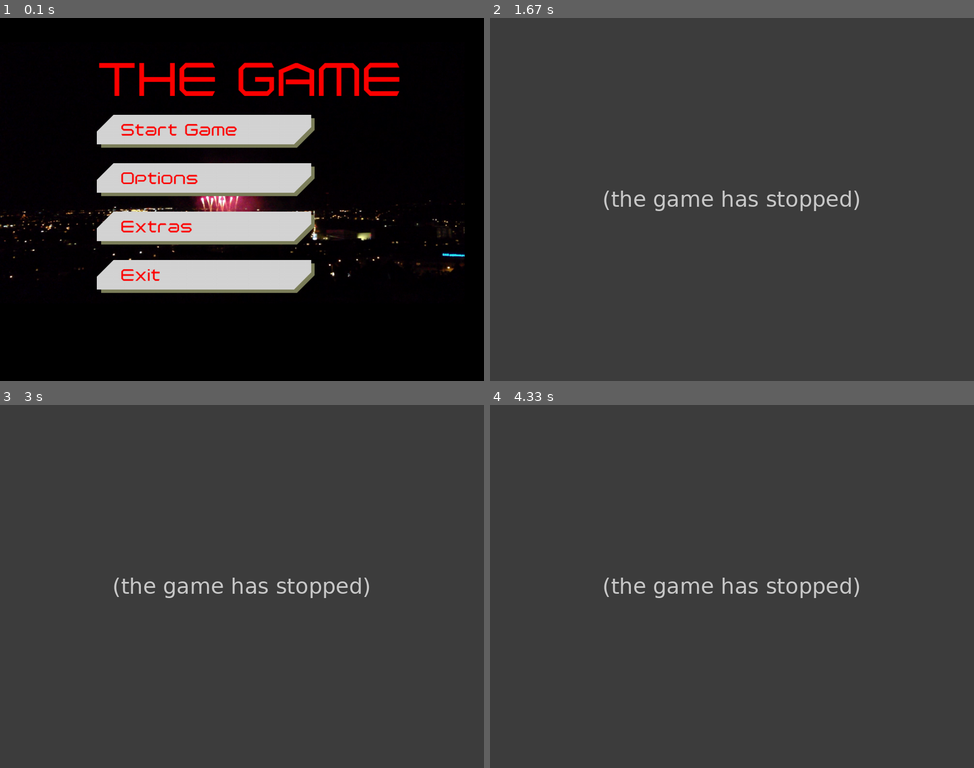
Above: before the commit, frames 1-4 (two rows, left to right).
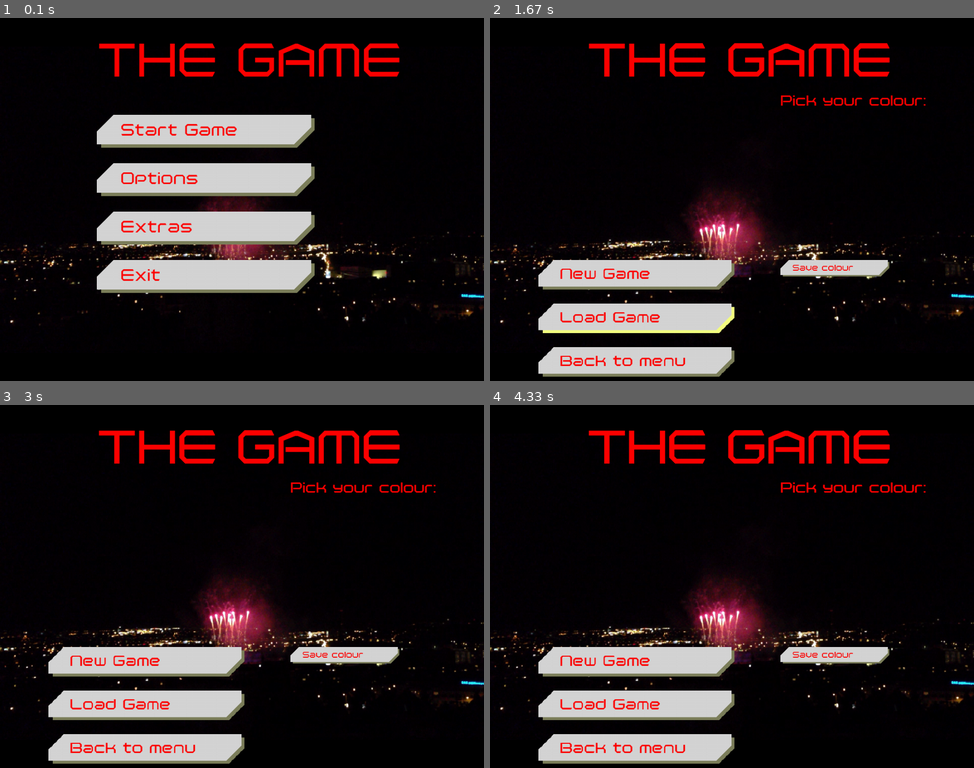
Above: after the commit, the same moments.

Repository: Ufonek1/EarlOfSandwich
Game: pygame game, started from src/game/playerShip.py
The game is run twice, just before and just after one commit, with the same random seed, the same clock (stepped at 60 frames per second) and the same inputs. The source is Python 2; it was converted automatically to run under Python 3.
Inputs (mouse positions are in pixels of both pictures, inside the frame that each line leads up to):
- Up to frame 1 (0.1 s): no input
- Up to frame 2 (1.67 s): press the mouse at (693, 130) at 0.37 s; move the mouse to (722, 217) at 0.47 s; release the mouse at (746, 308) at 0.6 s; press the mouse at (635, 362) at 0.7 s; move the mouse to (702, 319) at 0.8 s; release the mouse at (765, 275) at 0.93 s; press the mouse at (635, 362) at 1.03 s; move the mouse to (606, 301) at 1.13 s; release the mouse at (577, 243) at 1.27 s; press the mouse at (693, 130) at 1.37 s; move the mouse to (659, 221) at 1.47 s; release the mouse at (625, 312) at 1.6 s
- Up to frame 3 (3 s): press the mouse at (203, 517) at 1.7 s; move the mouse to (193, 615) at 1.8 s; release the mouse at (179, 713) at 1.93 s; click (295, 481) at 2.57 s
- Up to frame 4 (4.33 s): click (635, 749) at 3.48 s; click (669, 528) at 3.92 s

The runs differ from the first frame. In frame 1, 7.4% of the frame differs, in the area x 0-100%, y 6-85%; in frame 2, 100%, in the area x 0-100%, y 0-100%; in frame 3, 100%; in frame 4, 100%.
Before the commit the program exited at 1.38 s; later frames show no game.

Commit message:
something small
optimisation stuff, played around with pregame menu layout, added some
graphics and renamed something.

Diff:
--- a/src/core/__init__.py
+++ b/src/core/__init__.py
@@ -18,10 +18,9 @@
 screensize = pl.Rect(0,0,SCREEN_WIDTH,SCREEN_HEIGHT)
 screen = pygame.display.set_mode(screensize.size)
 pygame.display.set_caption("Yet another pygame window")
-print "window fired up"
+print("window fired up")
 
-#background
-MENU_BACKGROUND = BACKGROUND_COLLECTION.menubackground
+#background from background collection
 screen.blit(MENU_BACKGROUND, (0,0))
 pygame.display.flip()
 
--- a/src/core/constants.py
+++ b/src/core/constants.py
@@ -22,13 +22,13 @@
 # general paths
 PROJECT_PATH = os.getcwd().rpartition(os.path.normcase('/src'))[0] #this splits the current directory and outputs first part of the 3-tuple
 
-SPRITESHEET_PATH = os.path.join(PROJECT_PATH, os.path.normcase('resources/spritesheets'))
+SPRITES_PATH = os.path.join(PROJECT_PATH, os.path.normcase('resources/sprites'))
 FONT_PATH = os.path.join(PROJECT_PATH, os.path.normcase('resources/fonts'))
 BACKGROUND_PATH = os.path.join(PROJECT_PATH, os.path.normcase('resources/backgrounds'))
 
 # specific paths (deprecated, to be removed in next version)
 #@TODO: remove!
-BUTTON_SPRITESHEET_PATH = os.path.join(SPRITESHEET_PATH, 'buttonsprite.png')
+BUTTON_SPRITESHEET_PATH = os.path.join(SPRITES_PATH, 'buttonsprite.png')
 MAIN_MENU_FONT_PATH = os.path.join(FONT_PATH, 'Polentical Neon Regular.ttf')
 MAIN_MENU_BACKGROUND_PATH = os.path.join(BACKGROUND_PATH, 'IMG_2905.PNG')
 
@@ -56,22 +56,24 @@
 
 BACKGROUND_COLLECTION = backgroundCollectionInit()
 
-def gameSpritesheetCollectionInit():
+def gameSpritesCollectionInit():
     print ("creating spritesheet collection...")
-    gameSpritesheetCollection = ImageLoader()
+    gameSpritesCollection = ImageLoader()
     # find all spritesheets and add them to collection
-    for spritesheet in os.listdir(SPRITESHEET_PATH):
-        gameSpritesheetCollection.__setattr__(spritesheet.rpartition(os.path.normcase('.'))[0], os.path.join(SPRITESHEET_PATH, spritesheet))
+    for spritesheet in os.listdir(SPRITES_PATH):
+        gameSpritesCollection.__setattr__(spritesheet.rpartition(os.path.normcase('.'))[0], os.path.join(SPRITES_PATH, spritesheet))
         # add name of file (without the .png suffix) and full path to dictionary
     print ("created spritesheet collection that includes: ")
-    print gameSpritesheetCollection.names
-    return gameSpritesheetCollection
+    print gameSpritesCollection.names
+    return gameSpritesCollection
 
-GAME_SPRITESHEET_COLLECTION = gameSpritesheetCollectionInit()
+GAME_IMAGE_COLLECTION = gameSpritesCollectionInit()
 
 #@TODO: sound and font collections!
 
 """----------------------------------MISC-------------------------------"""
+#resized menu background
+MENU_BACKGROUND = pygame.transform.scale(BACKGROUND_COLLECTION.menubackground, (SCREEN_WIDTH, SCREEN_HEIGHT))
 
 GAME_FPS = 30
 
--- a/src/core/mainMenu.py
+++ b/src/core/mainMenu.py
@@ -19,15 +19,12 @@
 def start(screen):
 
 
-    print "Firing up menu........"
+    print("Firing up menu........")
     pygame.init()
 
     #coordinates of button column
     buttonColumnTop = 200
     buttonColumnLeft = 200
-
-    #background from background collection
-    MENU_BACKGROUND = BACKGROUND_COLLECTION.menubackground
 
     #for fps control
     clock = pygame.time.Clock()
@@ -63,7 +60,7 @@
 
     #add buttons to bottom layer
     allSprites.add(buttons, layer = 1)
-    print "buttons created on layer 1"
+    print("buttons created on layer 1")
     # draw them on screen and update
     #buttons.draw(screen)
 
@@ -81,7 +78,7 @@
 
     #coordinates of title
     title1.rect.x = 200
-    title1.rect.y = 60
+    title1.rect.y = 20
 
     title1.add(allSprites)
     #draw sprites
@@ -139,7 +136,7 @@
                         '''
                         clean up the screen before leaving (like a good module!) (but only on the buttons area)
                         '''
-                        screen.blit(MENU_BACKGROUND, (buttonColumnLeft, buttonColumnTop), (buttonColumnLeft, buttonColumnTop, 1000, 1000))
+                        screen.blit(MENU_BACKGROUND, (buttonColumnLeft, buttonColumnTop), (buttonColumnLeft, buttonColumnTop, 2000, 2000))
                         pygame.display.flip()
                         return button.destination
             if event.type == pl.MOUSEMOTION:
--- a/src/core/menuButton.py
+++ b/src/core/menuButton.py
@@ -22,7 +22,6 @@
     button_font = pygame.font.Font(MAIN_MENU_FONT_PATH, 35)
 
     def start(self, text, destination, relativescale = 1):
-        pygame.sprite.Sprite.__init__(self)
         #create the spritesheet
         sprite_sheet = SpriteSheet(BUTTON_SPRITESHEET_NAME)
 
@@ -34,27 +33,27 @@
         basic recipe:
         1. find and load the desired area of the spritesheet and make any pixels of the colorkey transparent
         2. render text over that
-        3. apply any scaling, if there is any
+        3. apply any scaling, if there is any (multiply by that scaling, round the result, and make it into an int)
         4. append to main frame array
         '''
         image = sprite_sheet.getImage(0, 0, 450, 68, buttonColorkey)
         image.blit(self.button_font.render(text, True, FULL_RED), (49,7))
-        image = pygame.transform.scale(image, (450/relativescale, 68/relativescale))
+        image = pygame.transform.scale(image, (int(round(450*relativescale)), int(round(68*relativescale))))
         button_frame.append(image)
 
         image = sprite_sheet.getImage(0, 68, 450, 68, buttonColorkey)
         image.blit(self.button_font.render(text, True, FULL_RED), (49,7))
-        image = pygame.transform.scale(image, (450/relativescale, 68/relativescale))
+        image = pygame.transform.scale(image, (int(round(450*relativescale)), int(round(68*relativescale))))
         button_frame.append(image)
 
         image = sprite_sheet.getImage(0, 136, 450, 68, buttonColorkey)
         image.blit(self.button_font.render(text, True, FULL_RED), (49,7))
-        image = pygame.transform.scale(image, (450/relativescale, 68/relativescale))
+        image = pygame.transform.scale(image, (int(round(450*relativescale)), int(round(68*relativescale))))
         button_frame.append(image)
 
         image = sprite_sheet.getImage(0, 204, 450, 68, buttonColorkey)
         image.blit(self.button_font.render(text, True, FULL_RED), (56,14))
-        image = pygame.transform.scale(image, (450/relativescale, 68/relativescale))
+        image = pygame.transform.scale(image, (int(round(450*relativescale)), int(round(68*relativescale))))
         button_frame.append(image)
 
         #set starting image
--- a/src/core/pregameMenu.py
+++ b/src/core/pregameMenu.py
@@ -7,6 +7,8 @@
 or do something else. (Change-colour-of-ship type of thing)
 
 This module is a copy of mainMenu
+
+but now this module should include the colourPicker
 '''
 
 import pygame
@@ -14,6 +16,7 @@
 import pygame.mouse as mouse
 from core.constants import *
 from menuButton import menuButton
+#from colourPicker import colourPicker
 
 buttons = pygame.sprite.Group()
 
@@ -22,72 +25,93 @@
 
 def start(screen):
 
-    print "Firing up pregame menu........"
+    print("Firing up pregame menu........")
     pygame.init()
 
     #coordinates of button column
     buttonColumnTop = 200
-    buttonColumnLeft = 200
-
-    #background from background collection
-    MENU_BACKGROUND = BACKGROUND_COLLECTION.menubackground
+    buttonColumnLeft = 100
 
     #for fps control
     clock = pygame.time.Clock()
 
     #create all the buttons
     button1 = menuButton()
-    button1.start("New Game", "NEW")
+    button1.start("New Game", "NEW", 0.9)
     button1.rect.x  = (buttonColumnLeft)
-    button1.rect.y = (buttonColumnTop)
+    button1.rect.y = (buttonColumnTop + 300)
     button1.add(buttons)
     button1.add(allSprites)
 
     button2 = menuButton()
-    button2.start("Load Game", "LOAD")
+    button2.start("Load Game", "LOAD", 0.9)
     button2.rect.x  = (buttonColumnLeft)
-    button2.rect.y = (buttonColumnTop + 100)
+    button2.rect.y = (buttonColumnTop + 390)
     button2.add(buttons)
     button2.add(allSprites)
 
     button3 = menuButton()
-    button3.start("Change colour", "COLOUR", 2)
+    button3.start("Save colour", "COLOUR", 0.5)
     button3.rect.x  = (buttonColumnLeft + 500)
-    button3.rect.y = (buttonColumnTop + 200)
+    button3.rect.y = (buttonColumnTop + 300)
     button3.add(buttons)
     button3.add(allSprites)
 
     button4 = menuButton()
-    button4.start("Back to menu", "BACKTOMAIN")
+    button4.start("Back to menu", "BACKTOMAIN", 0.9)
     button4.rect.x  = (buttonColumnLeft)
-    button4.rect.y = (buttonColumnTop + 200)
+    button4.rect.y = (buttonColumnTop + 480)
     button4.add(buttons)
     button4.add(allSprites)
 
     #add buttons to bottom layer
     allSprites.add(buttons, layer = 1)
-    print "buttons created on layer 1"
+    print("buttons created on layer 1")
 
     #the group which holds the button to be drawn (for optimisation)
     buttonToDraw = pygame.sprite.GroupSingle()
 
     # load font for title
     title_font = pygame.font.Font(MAIN_MENU_FONT_PATH, 100)
-
     #create the title as sprites with text as their source image
     title1 = pygame.sprite.DirtySprite()
     text1 = (title_font.render("THE GAME", True, FULL_RED))
     title1.image = text1
     title1.rect = title1.image.get_rect()
     title1._layer = 5
-
     #coordinates of title
     title1.rect.x = 200
-    title1.rect.y = 60
+    title1.rect.y = 20
+    title1.add(allSprites)
+    print("title created on layer " + str(title1._layer))
 
-    title1.add(allSprites)
+    # load font for smalltitle
+    smalltitle_font = pygame.font.Font(MAIN_MENU_FONT_PATH, 30)
+    #create the title as sprites with text as their source image
+    smalltitle1 = pygame.sprite.DirtySprite()
+    text2 = (smalltitle_font.render("Pick your colour:", True, FULL_RED))
+    smalltitle1.image = text2
+    smalltitle1.rect = title1.image.get_rect()
+    smalltitle1._layer = 5
+    #coordinates of title
+    smalltitle1.rect.x = buttonColumnLeft + 500
+    smalltitle1.rect.y = buttonColumnTop - 50
+    smalltitle1.add(allSprites)
+
+    #@TODO temp code for layout
+    '''
+    spectrum = pygame.sprite.Sprite()
+    spectrum.image = GAME_IMAGE_COLLECTION.spectrum
+    spectrum.rect = spectrum.image.get_rect()
+    spectrum.rect.x = buttonColumnLeft + 500
+    spectrum.rect.y = buttonColumnTop + 50
+    spectrum.add(allSprites)
+    '''
+    #create a colourpicker instance and draw it on the screen
+    #ColorPicker = ColourPicker()
+    #screen.blit(ColorPicker, (buttonColumnLeft + 300, buttonColumnTop))
+
     #draw sprites
-    print("title created and drawn on layer " + str(title1._layer))
     print("top layer of all sprites has the number " + str(allSprites.get_top_layer()))
     print("bottom layer of all sprites has the number " + str(allSprites.get_bottom_layer()))
     allSprites.draw(screen)
@@ -99,6 +123,7 @@
     pregameMenuRunning = True
 
     print ("pregame menu waiting........")
+    click1, click2, click3 = mouse.get_pressed()
 
     while pregameMenuRunning:
         for event in pygame.event.get():
@@ -111,7 +136,7 @@
                 screen.blit(MENU_BACKGROUND, (0,0))
                 pygame.display.flip()
                 return "PREGAMEQUIT"
-            if event.type == pl.MOUSEBUTTONDOWN and mouse.get_pressed()[0]:
+            if event.type == pl.MOUSEBUTTONDOWN and click1:
                 '''
                 This is where the button's destination kicks in
                 Unfortunately, we have to check each button separately,
@@ -142,9 +167,13 @@
                         '''
                         clean up the screen before leaving (like a good module!) (but only on the buttons area)
                         '''
-                        screen.blit(MENU_BACKGROUND, (buttonColumnLeft, buttonColumnTop), (buttonColumnLeft, buttonColumnTop, 1000, 1000))
+                        screen.blit(MENU_BACKGROUND, (buttonColumnLeft, buttonColumnTop-50), (buttonColumnLeft, buttonColumnTop-50, 2000, 2000))
                         pygame.display.flip()
                         return button.destination
+                '''
+                Now let's check the colourPicker instance we have there:
+                '''
+                #ColorPicker.pickColour()
             if event.type == pl.MOUSEMOTION:
                 for button in buttons:
                     if button.getMouseOver():
--- a/src/core/spritesheet_functions.py
+++ b/src/core/spritesheet_functions.py
@@ -14,9 +14,9 @@
     def __init__(self, image_name_in_collection):
         '''
         Load the sprite sheet from the spritesheet collection. As image_name_in_collection is a variable,
-        we have to call the resourceLoader's __getattr__ method, rather than just GAME_SPRITESHEET_COLLECTION.image_name_in_collection
+        we have to call the resourceLoader's __getattr__ method, rather than just GAME_IMAGE_COLLECTION.image_name_in_collection
         '''
-        self.sprite_sheet = GAME_SPRITESHEET_COLLECTION.__getattr__(image_name_in_collection)
+        self.sprite_sheet = GAME_IMAGE_COLLECTION.__getattr__(image_name_in_collection)
 
     def getImage(self, x, y, width, height, colorkey):
         """ Grab a single image out of a larger spritesheet
Binary file added: resources/sprites/Flame.png
Binary file added: resources/sprites/Freya.png
Binary file added: resources/sprites/FreyaFlame.png
Binary file added: resources/sprites/N2.png
Binary file added: resources/sprites/N2Flame.png
Renamed: resources/spritesheets/buttonsprite.png -> resources/sprites/buttonsprite.png
Renamed: resources/spritesheets/buttonspritewhite.png -> resources/sprites/buttonspritewhite.png
Binary file added: resources/sprites/lightning.png
Binary file added: resources/sprites/ship.png
Binary file added: resources/sprites/spectrum.png
Not shown, changed: src/core/__init__.pyc
Not shown, changed: src/core/constants.pyc
(and 4 more such lines)
